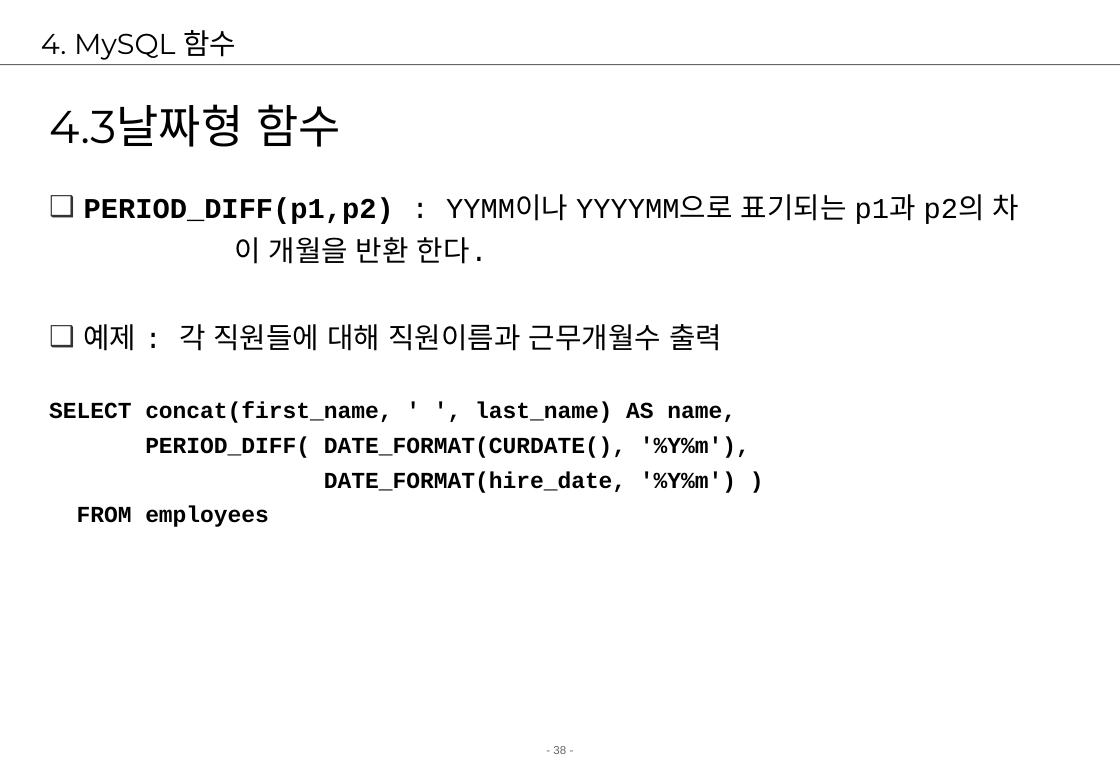
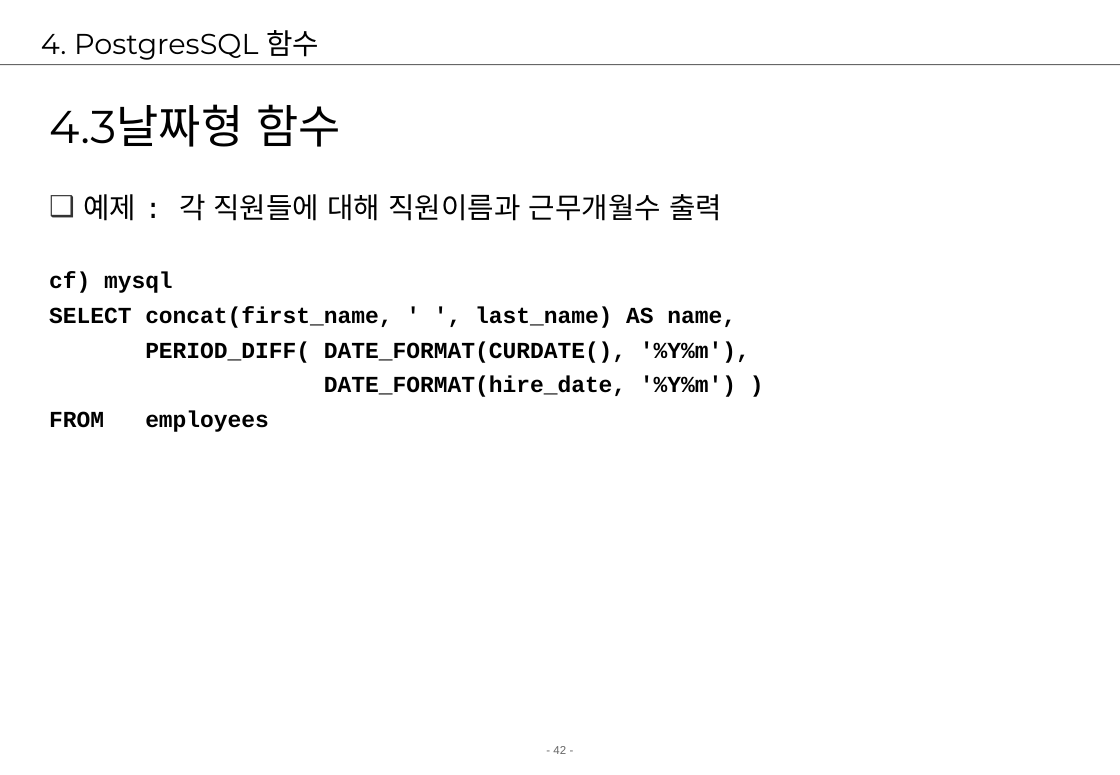
Before and after one commit to jungeunlee95/cafe24-TIL, a slide deck: slide 42 of 2 강의자료/02.강의/5. postgresql/postgresql2-검색.ppt (slide 38 before the commit). Drawn at 1120x775 pixels with LibreOffice and Linux fonts; fonts in the diff are those of the drawing; background and template pictures are left out. Boxes give left, top, right and bottom in pixels: in the first picture for what was removed or moved away, otherwise in the second. Text is boxed around its words. In the diff, an @@ line names an element or a change of style, - is before the commit and + after.

Commit message:
postgresql

```diff
--- a/2 강의자료/02.강의/5. postgresql/postgresql2-검색.ppt
+++ b/2 강의자료/02.강의/5. postgresql/postgresql2-검색.ppt
@@ title at bbox=[41, 30, 319, 60]: text changed @@
-4. MySQL 함수
+4. PostgresSQL 함수
@@ text at bbox=[84, 194, 1019, 264]: paragraphs removed @@
-❑ PERIOD_DIFF(p1,p2) : YYMM이나 YYYYMM으로 표기되는 p1과 p2의 차
-이 개월을 반환 한다.
@@ text at bbox=[49, 272, 173, 293]: paragraph added @@
+cf) mysql
@@ page number at bbox=[553, 746, 566, 754]: text changed @@
-- 38 -
+- 42 -
```
Also in this commit, not shown: 44 other slides changed, 4 slides added, 1 slide removed, 27 other files.
